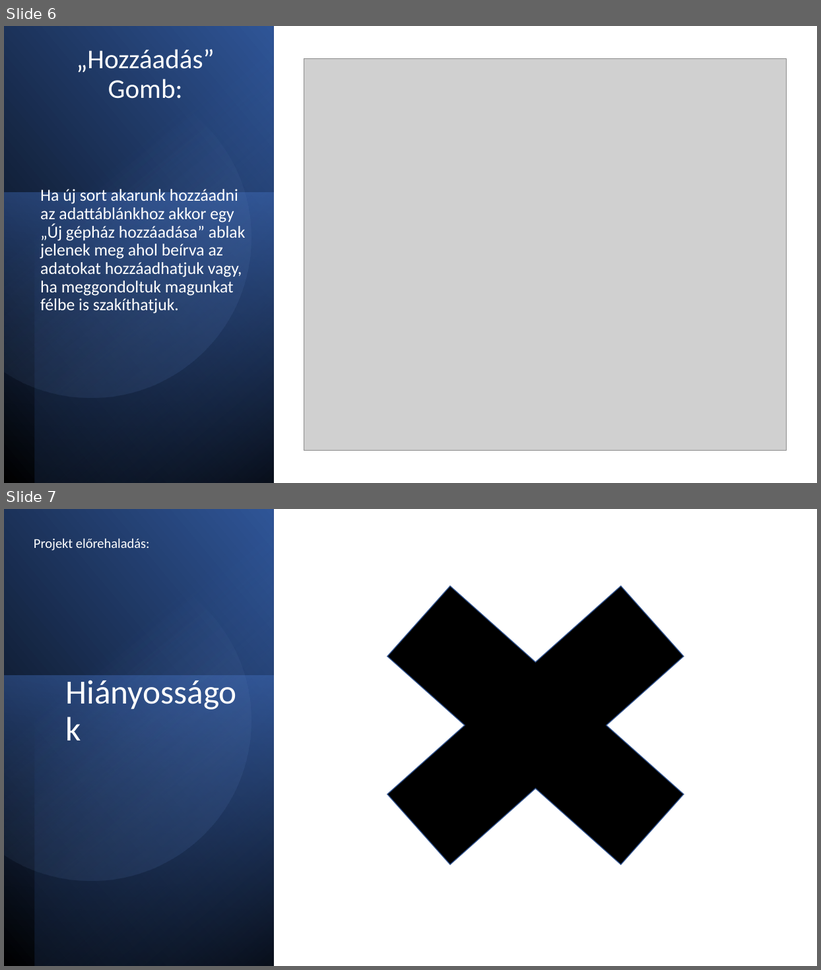
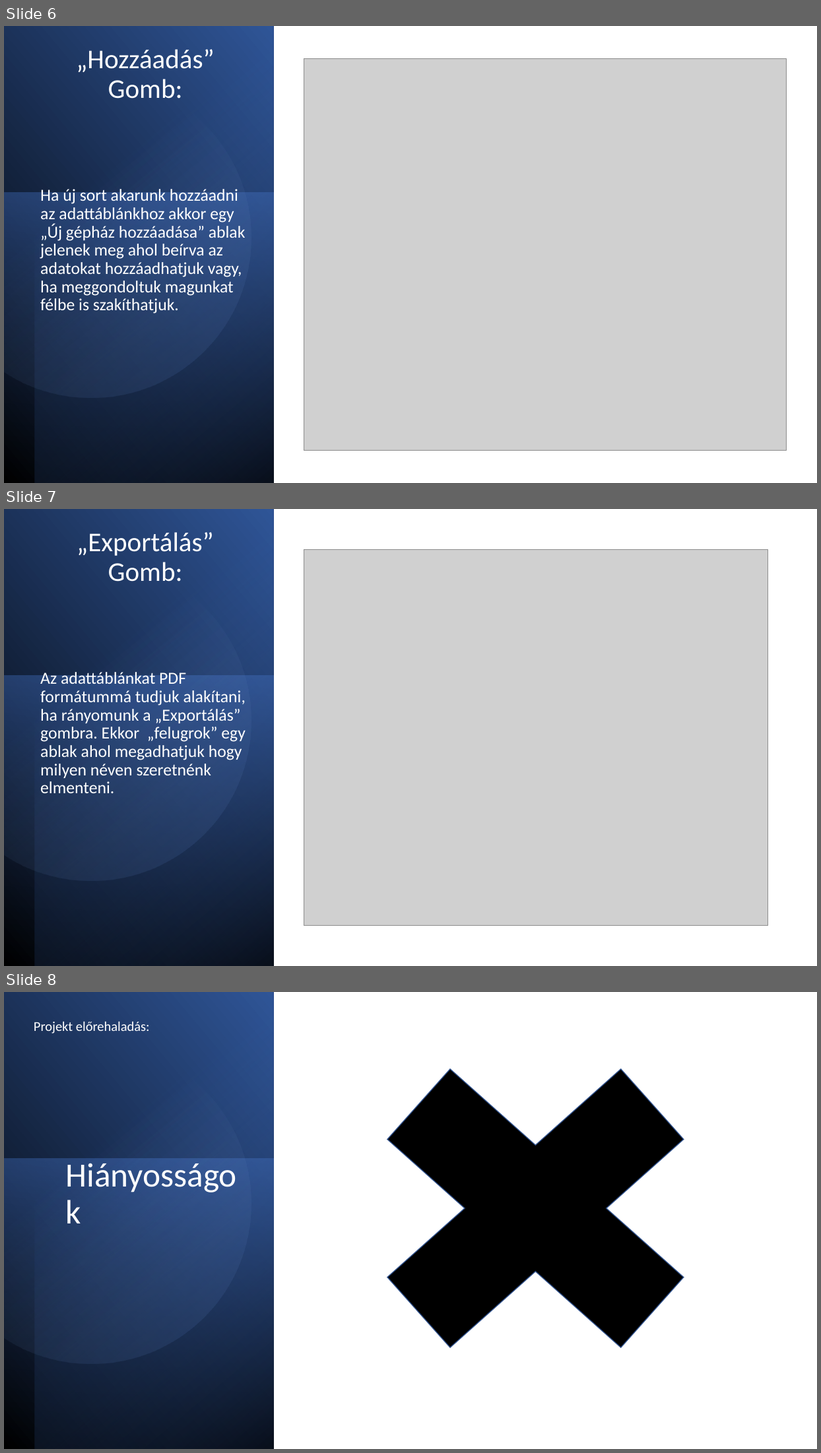
Before and after one commit to bala1228/Szoftver-Projekt, a slide deck: SFM_Projekt_Áttekintés.pptx. Shown one above the other, each under a label of ours: slides 6 and 7 before the commit, slides 6, 7 and 8 after it. The pictures are 821x970 and 821x1453 pixels, drawn with LibreOffice and Linux fonts; fonts in the diff are those of the drawing; grey boxes stand for pictures. Boxes give left, top, right and bottom in pixels: in the first picture for what was removed or moved away, otherwise in the second. Text is boxed around its words. In the diff, an @@ line names an element or a change of style, - is before the commit and + after.

```diff
--- a/SFM_Projekt_Áttekintés.pptx
+++ b/SFM_Projekt_Áttekintés.pptx
@@ slide 7 added at (x1=4, y1=509, x2=817, y2=966), background #FFFFFF @@
@@ rectangle added at (x1=4, y1=509, x2=274, y2=966), fill gradient #000000 to #2F5597 @@
@@ rectangle added at (x1=34, y1=509, x2=274, y2=966), fill gradient #000000 to #4472C4 @@
@@ freeform shape added at (x1=4, y1=541, x2=281, y2=910), fill gradient #8FAADC to #2F5597 @@
@@ subtitle added at (x1=77, y1=532, x2=214, y2=582), 32 pt, text #FFFFFF @@
+„Exportálás” Gomb:
@@ picture added at (x1=304, y1=550, x2=768, y2=926) @@
@@ rectangle added at (x1=4, y1=676, x2=274, y2=966), fill gradient #4472C4 to #203864 @@
@@ title added at (x1=40, y1=670, x2=246, y2=793), 20 pt, text #FFFFFF @@
+Az adattáblánkat PDF formátummá tudjuk alakítani, ha rányomunk a „Exportálás” gombra. Ekkor „felugrok” egy ablak ahol megadhatjuk hogy milyen néven szeretnénk elmenteni.
@@ what was slide 7 is now slide 8 @@
```
Also in this commit, not shown: 1 slide changed, 2 other files.
